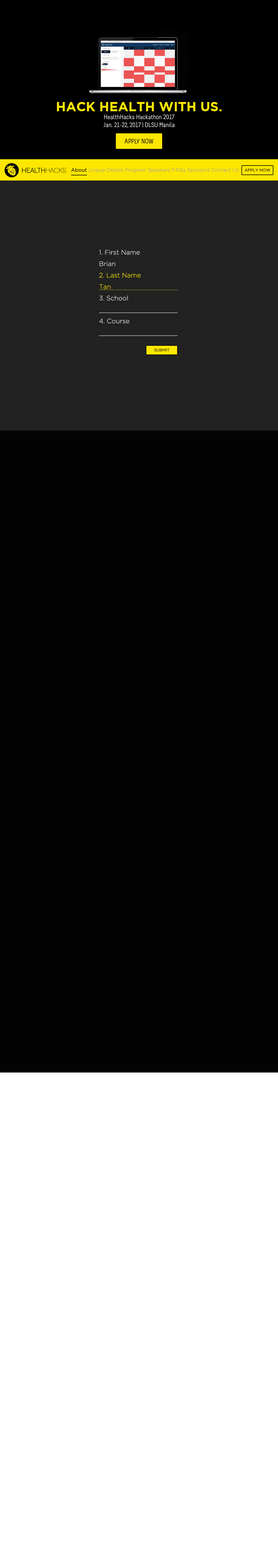
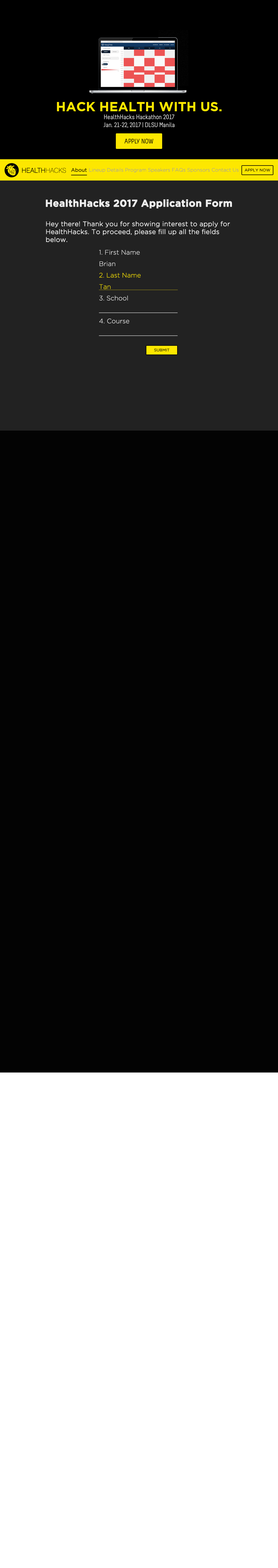
Before/after of a 278px x 1568px layered artwork. What changed in the layer stack:
added layer "Hey there! Thank you for showing interest to apply for HealthHa" in group "ABOUT" over box(46, 221, 231, 243)
added layer "HealthHacks 2017 Application Form" in group "ABOUT" over box(45, 199, 233, 209)
